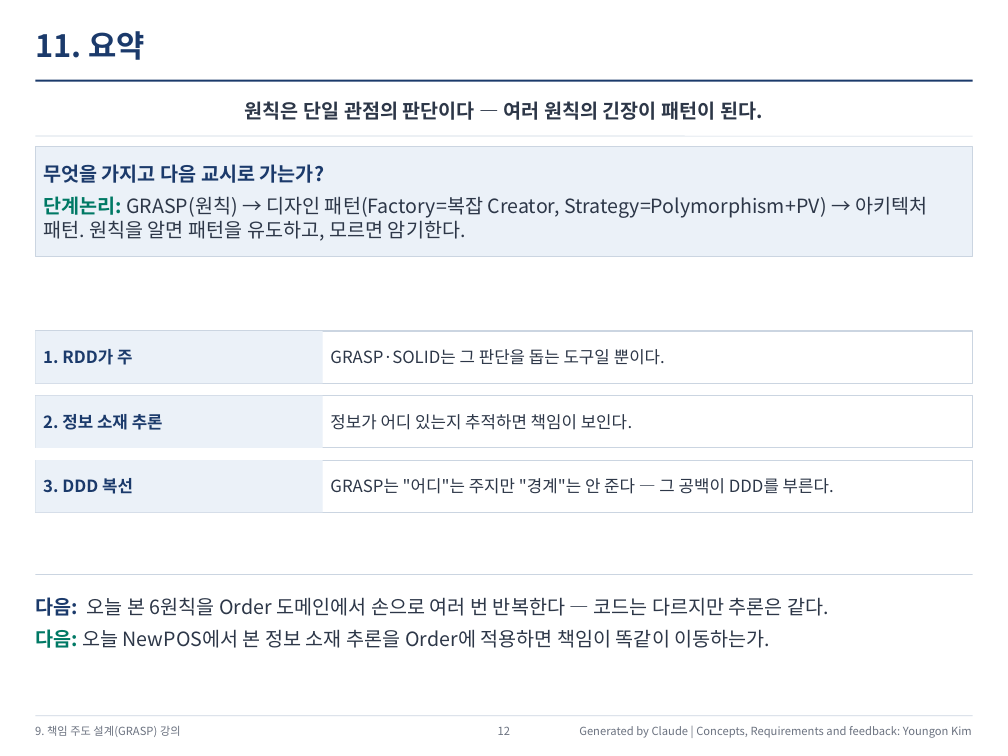
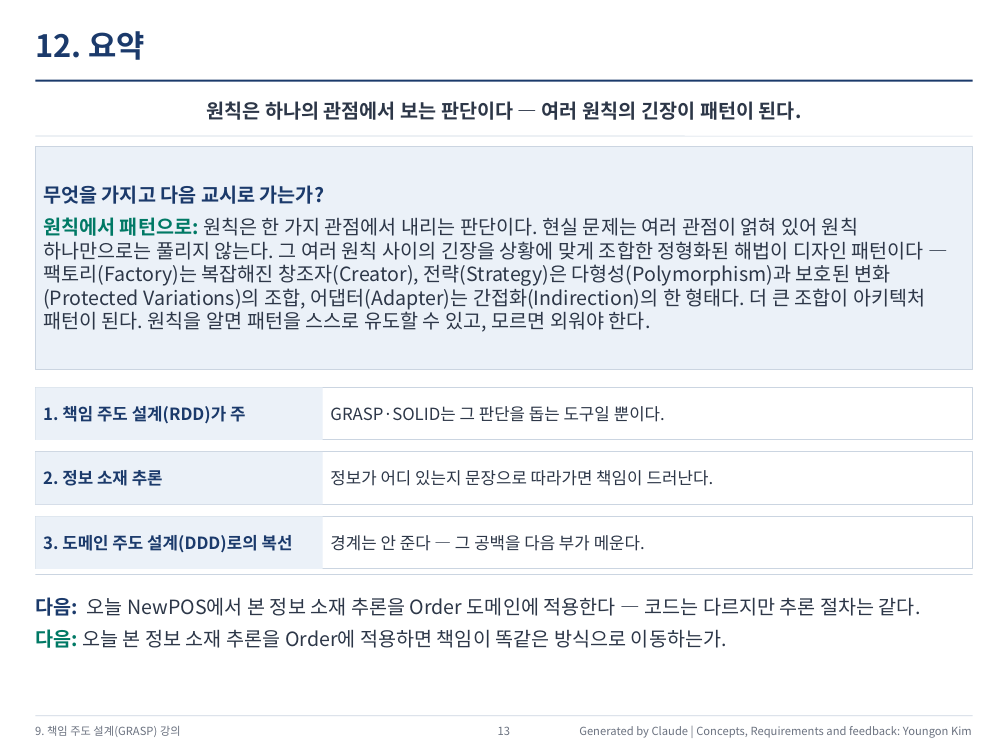
Before and after one commit to YoungSan77/TrainingMaterials, a slide deck: slide 13 of courses/ooad/out/Course_Session09_Output.pptx (slide 12 before the commit). Drawn at 1008x756 pixels with LibreOffice and Linux fonts; fonts in the diff are those of the drawing. Boxes give left, top, right and bottom in pixels: in the first picture for what was removed or moved away, otherwise in the second. Text is boxed around its words. In the diff, an @@ line names an element or a change of style, - is before the commit and + after.

```diff
--- a/courses/ooad/out/Course_Session09_Output.pptx
+++ b/courses/ooad/out/Course_Session09_Output.pptx
@@ text at (35,31,145,60): text changed @@
-11. 요약
+12. 요약
@@ text at (206,101,802,120): text changed @@
-원칙은 단일 관점의 판단이다 — 여러 원칙의 긴장이 패턴이 된다.
+원칙은 하나의 관점에서 보는 판단이다 — 여러 원칙의 긴장이 패턴이 된다.
@@ rectangle "무엇을 가지고 다음 교시로 가는가?": place and size @@
-rectangle "무엇을 가지고 다음 교시로 가는가?" at (35,146,973,257)
+rectangle "무엇을 가지고 다음 교시로 가는가?" at (35,146,973,370)
@@ text in rectangle at (43,217,925,332): text changed @@
-단계논리: GRASP(원칙) → 디자인 패턴(Factory=복잡 Creator, Strategy=Polymorphism+PV) → 아키텍처 패턴. 원칙을 알면 패턴을 유도하고, 모르면 암기한다.
+원칙에서 패턴으로: 원칙은 한 가지 관점에서 내리는 판단이다. 현실 문제는 여러 관점이 얽혀 있어 원칙 하나만으로는 풀리지 않는다. 그 여러 원칙 사이의 긴장을 상황에 맞게 조합한 정형화된 해법이 디자인 패턴이다 — 팩토리(Factory)는 복잡해진 창조자(Creator), 전략(Strategy)은 다형성(Polymorphism)과 보호된 변화(Protected Variations)의 조합, 어댑터(Adapter)는 간접화(Indirection)의 한 형태다. 더 큰 조합이 아키텍처 패턴이 된다. 원칙을 알면 패턴을 스스로 유도할 수 있고, 모르면 외워야 한다.
@@ 6 rectangles, 1 text: place and size @@
-6 rectangles, 1 text at (35,331,973,512)
+6 rectangles, 1 text at (35,387,973,569)
@@ text in rectangle at (43,406,245,424): text changed @@
-1. RDD가 주
+1. 책임 주도 설계(RDD)가 주
@@ text at (330,470,714,486): text changed @@
-정보가 어디 있는지 추적하면 책임이 보인다.
+정보가 어디 있는지 문장으로 따라가면 책임이 드러난다.
@@ text in rectangle at (43,535,293,553): text changed @@
-3. DDD 복선
+3. 도메인 주도 설계(DDD)로의 복선
@@ text at (330,535,645,551): text changed @@
-GRASP는 "어디"는 주지만 "경계"는 안 준다 — 그 공백이 DDD를 부른다.
+경계는 안 준다 — 그 공백을 다음 부가 메운다.
@@ text at (35,597,921,648): text changed @@
-다음: 오늘 본 6원칙을 Order 도메인에서 손으로 여러 번 반복한다 — 코드는 다르지만 추론은 같다.
-다음: 오늘 NewPOS에서 본 정보 소재 추론을 Order에 적용하면 책임이 똑같이 이동하는가.
+다음: 오늘 NewPOS에서 본 정보 소재 추론을 Order 도메인에 적용한다 — 코드는 다르지만 추론 절차는 같다.
+다음: 오늘 본 정보 소재 추론을 Order에 적용하면 책임이 똑같은 방식으로 이동하는가.
```
Also in this commit, not shown: 11 other slides changed, 1 slide added, 2 other files.
